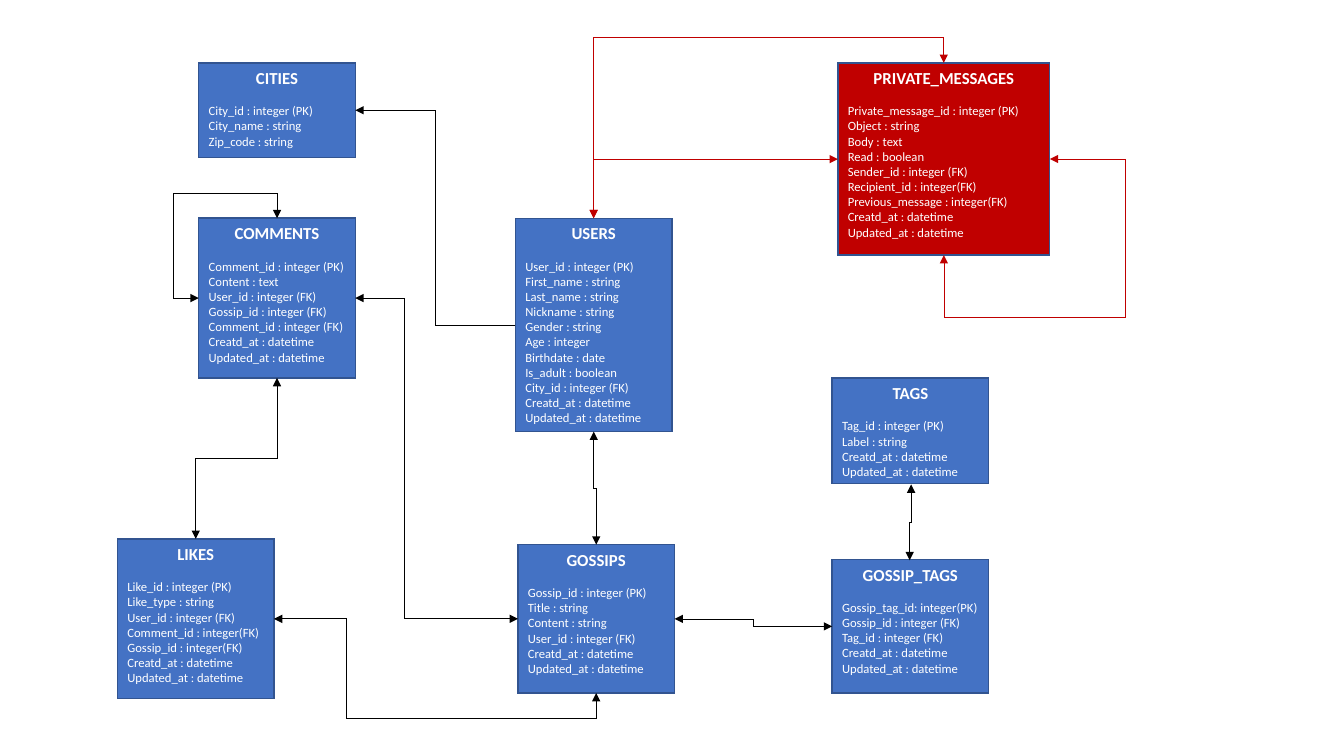
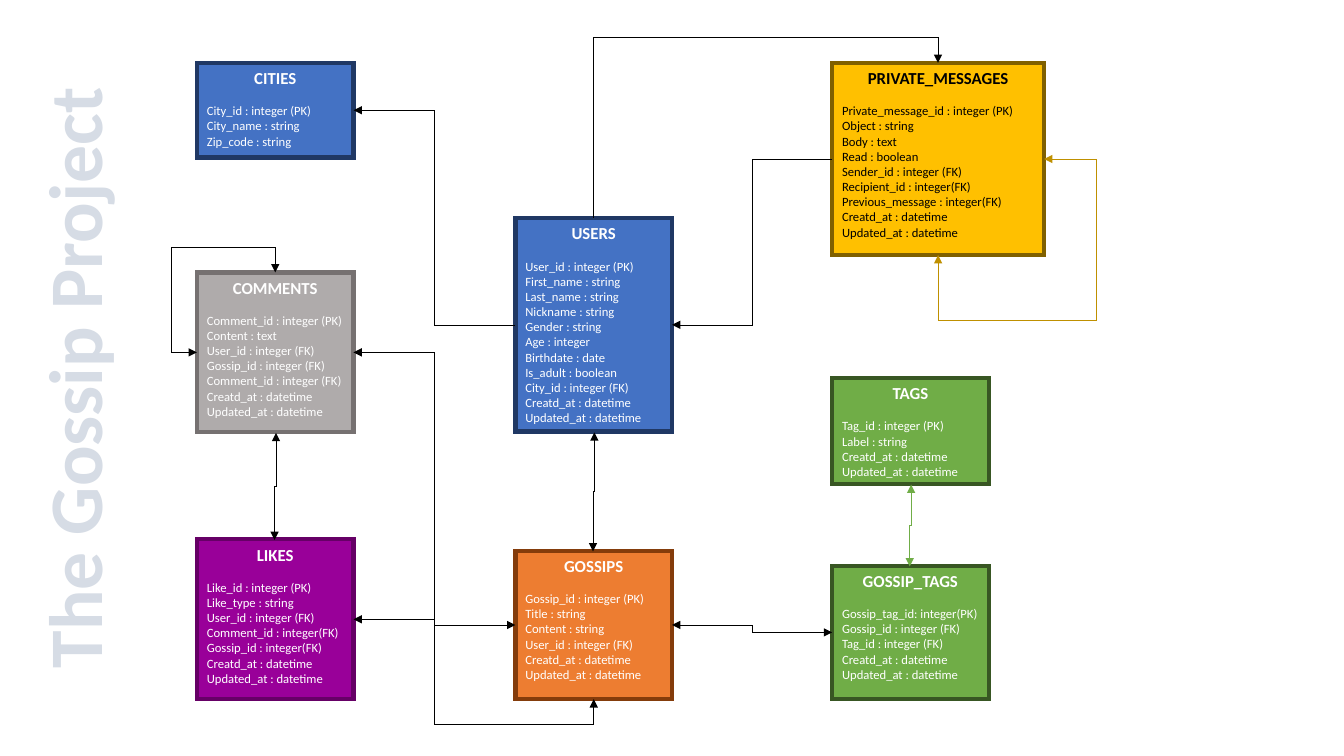
Before and after one commit to GibbZ-78/THP_W6D4, a slide deck: slide 1 of db/TGP IV - Data Model - 20220217.pptx. Drawn at 1344x756 pixels with LibreOffice and Linux fonts; fonts in the diff are those of the drawing. Boxes give left, top, right and bottom in pixels: in the first picture for what was removed or moved away, otherwise in the second. Text is boxed around its words. In the diff, an @@ line names an element or a change of style, - is before the commit and + after.

```diff
--- a/db/TGP IV - Data Model - 20220217.pptx
+++ b/db/TGP IV - Data Model - 20220217.pptx
@@ elbow double arrow moved from (944, 63) - (594, 218) to (939, 63) - (594, 218) @@
@@ elbow double arrow (939, 63) - (594, 218): elbow double arrow to elbow arrow; stroke #C00000 0.5 pt to #000000 0.5 pt @@
@@ rectangle "CITIES" at (x1=197, y1=63, x2=353, y2=157): outline #325491 1 pt to #203864 3 pt @@
@@ rectangle "PRIVATE_MESSAGES" moved from (x1=838, y1=63, x2=1050, y2=255) to (x1=833, y1=63, x2=1045, y2=255) @@
@@ rectangle "PRIVATE_MESSAGES" at (x1=833, y1=63, x2=1045, y2=255): text colour #FFFFFF to #000000; fill #C00000 to #FFC000; outline #325491 1 pt to #806000 3 pt @@
@@ text added at (x1=31, y1=110, x2=123, y2=665), 54 pt, text pattern #44546A on #D6DCE5, bold @@
+The Gossip Project
@@ elbow arrow (515, 325) - (354, 110): route changed @@
@@ elbow double arrow moved from (838, 159) - (594, 218) to (833, 159) - (673, 325) @@
@@ elbow double arrow (833, 159) - (673, 325): elbow double arrow to elbow arrow; stroke #C00000 0.5 pt to #000000 0.5 pt @@
@@ elbow double arrow moved from (944, 255) - (1050, 159) to (939, 255) - (1045, 159) @@
@@ elbow double arrow (939, 255) - (1045, 159): stroke #C00000 0.5 pt to #BF9000 0.5 pt @@
@@ rectangle "USERS" at (x1=515, y1=218, x2=671, y2=432): outline #325491 1 pt to #203864 3 pt @@
@@ elbow double arrow moved from (199, 298) - (277, 218) to (197, 353) - (275, 272) @@
@@ rectangle "COMMENTS" moved from (x1=199, y1=218, x2=355, y2=378) to (x1=197, y1=272, x2=353, y2=433) @@
@@ rectangle "COMMENTS" at (x1=197, y1=272, x2=353, y2=433): fill #4472C4 to #AFABAB; outline #325491 1 pt to #767171 3 pt @@
@@ elbow double arrow moved from (355, 298) - (518, 619) to (354, 353) - (515, 625) @@
@@ rectangle "TAGS" at (x1=833, y1=378, x2=989, y2=484): fill #4472C4 to #70AD47; outline #325491 1 pt to #385723 3 pt @@
@@ elbow double arrow moved from (196, 539) - (277, 378) to (274, 540) - (276, 434) @@
@@ elbow double arrow moved from (594, 432) - (596, 544) to (595, 433) - (593, 552) @@
@@ elbow double arrow moved from (911, 485) - (909, 561) to (911, 485) - (909, 567) @@
@@ elbow double arrow (911, 485) - (909, 567): stroke #000000 0.5 pt to #70AD47 0.5 pt @@
@@ rectangle "LIKES" moved from (x1=117, y1=539, x2=273, y2=700) to (x1=197, y1=539, x2=353, y2=700) @@
@@ rectangle "LIKES" at (x1=197, y1=539, x2=353, y2=700): fill #4472C4 to #990099; outline #325491 1 pt to #660066 3 pt @@
@@ rectangle "GOSSIPS" moved from (x1=518, y1=544, x2=675, y2=693) to (x1=515, y1=551, x2=671, y2=699) @@
@@ rectangle "GOSSIPS" at (x1=515, y1=551, x2=671, y2=699): fill #4472C4 to #ED7D31; outline #325491 1 pt to #843C0B 3 pt @@
@@ rectangle "GOSSIP_TAGS" at (x1=833, y1=566, x2=989, y2=699): fill #4472C4 to #70AD47; outline #325491 1 pt to #385723 3 pt @@
@@ rectangle "GOSSIP_TAGS" moved from (x1=833, y1=560, x2=989, y2=693) to (x1=833, y1=566, x2=989, y2=699) @@
@@ elbow double arrow moved from (274, 619) - (596, 694) to (354, 619) - (594, 700) @@
@@ elbow double arrow moved from (833, 626) - (675, 619) to (833, 632) - (673, 625) @@
```
Also in this commit, not shown: 2 other files.
